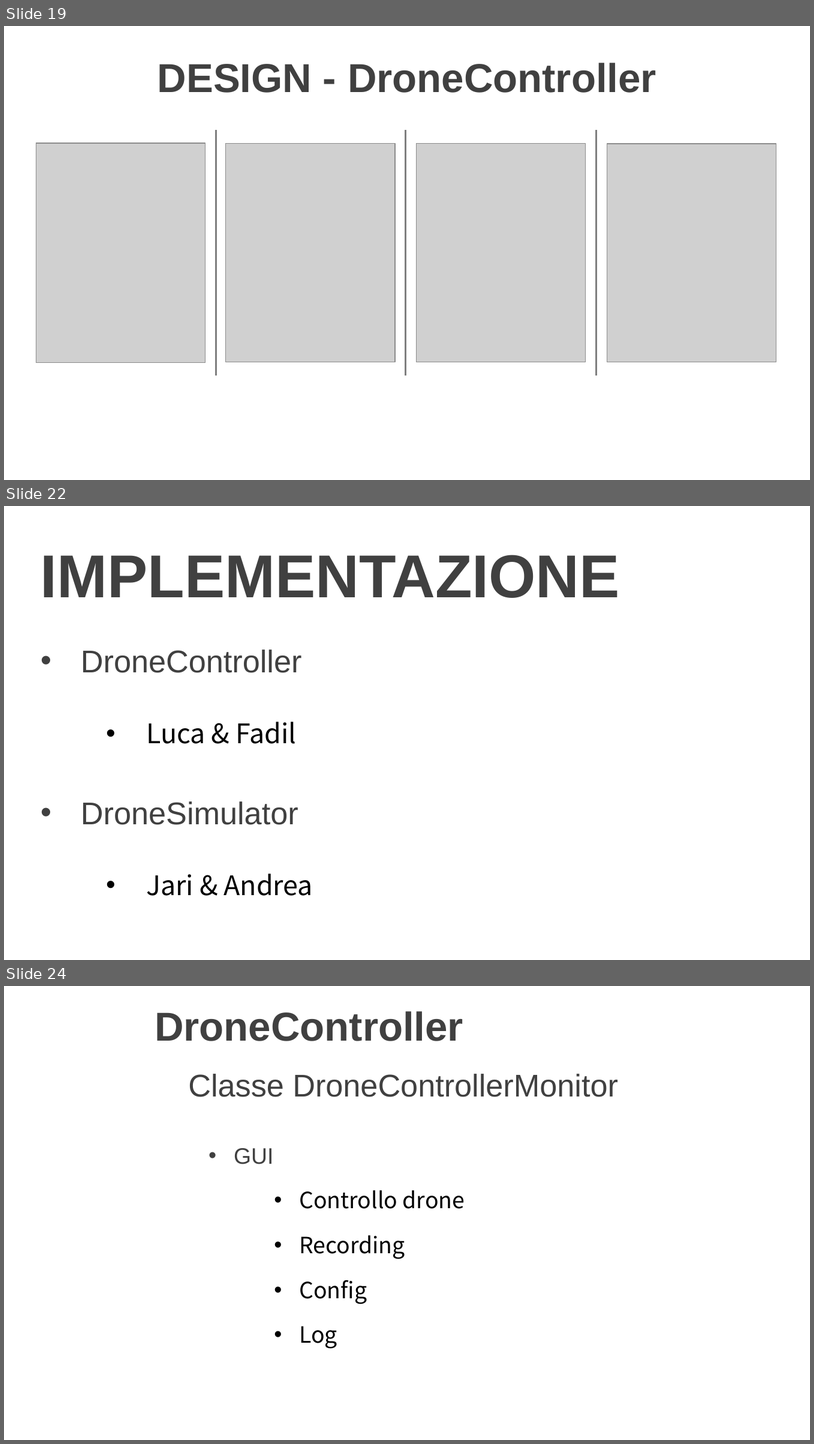
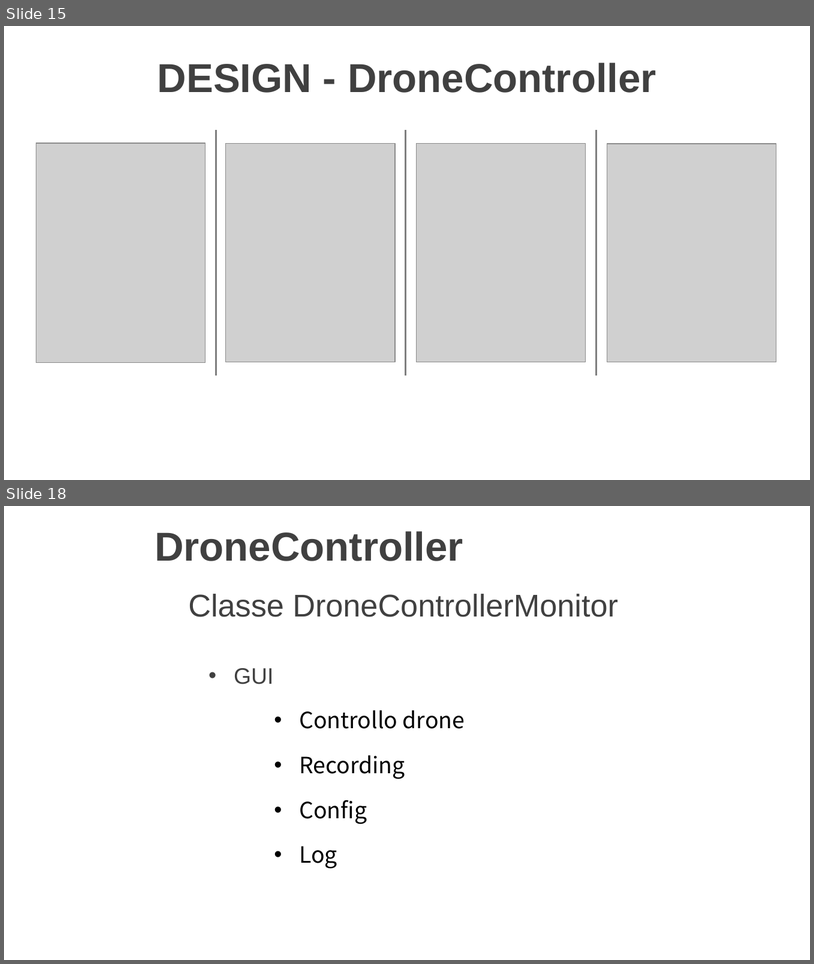
Before and after one commit to LuMug/DroneControlSystem, a slide deck: docs/Presentazione.pptx. Shown one above the other, each under a label of ours: slides 19, 22 and 24 before the commit, slides 15 and 18 after it; the slides between them are not shown. The pictures are 814x1444 and 814x964 pixels, drawn with LibreOffice and Linux fonts; fonts in the diff are those of the drawing; grey boxes stand for pictures; background and template pictures are left out. Boxes give left, top, right and bottom in pixels: in the first picture for what was removed or moved away, otherwise in the second. Text is boxed around its words. In the diff, an @@ line names an element or a change of style, - is before the commit and + after.

```diff
--- a/docs/Presentazione.pptx
+++ b/docs/Presentazione.pptx
@@ slide 22 removed at (x1=4, y1=506, x2=810, y2=960), background picture (left out) @@
@@ title removed at (x1=41, y1=555, x2=620, y2=598) @@
-IMPLEMENTAZIONE
@@ text removed at (x1=81, y1=649, x2=314, y2=895) @@
-• DroneController
-  • Luca & Fadil
-• DroneSimulator
-  • Jari & Andrea
@@ what was slide 19 is now slide 15 @@
@@ what was slide 24 is now slide 18 @@
```
Also in this commit, not shown: 7 slides changed, 2 slides added, 7 other slides removed.
